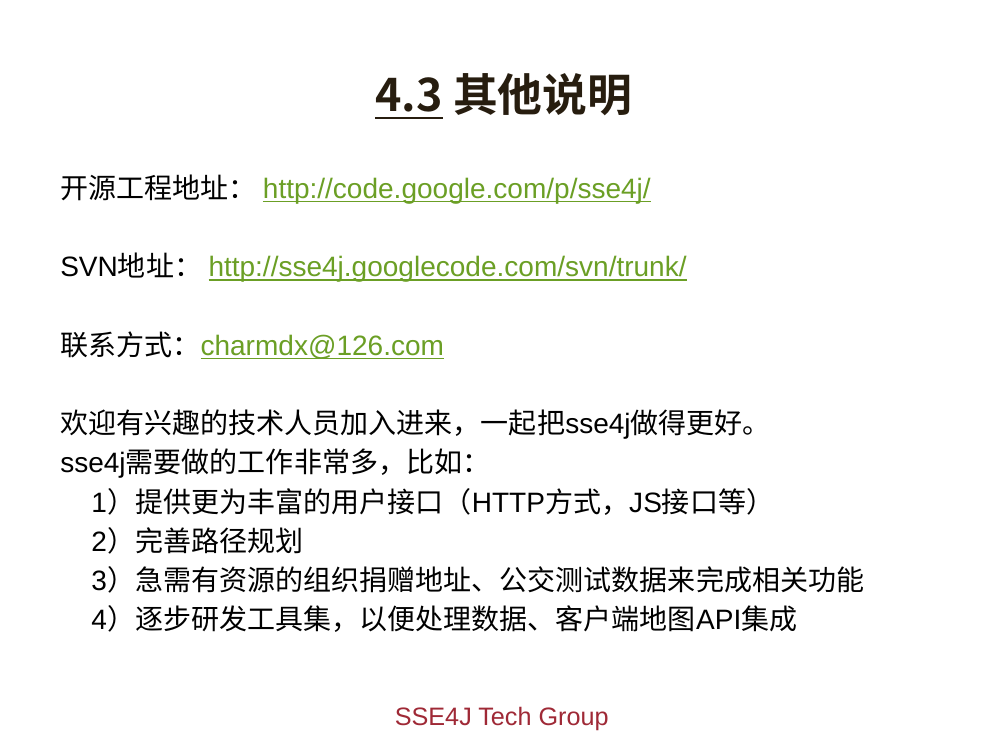
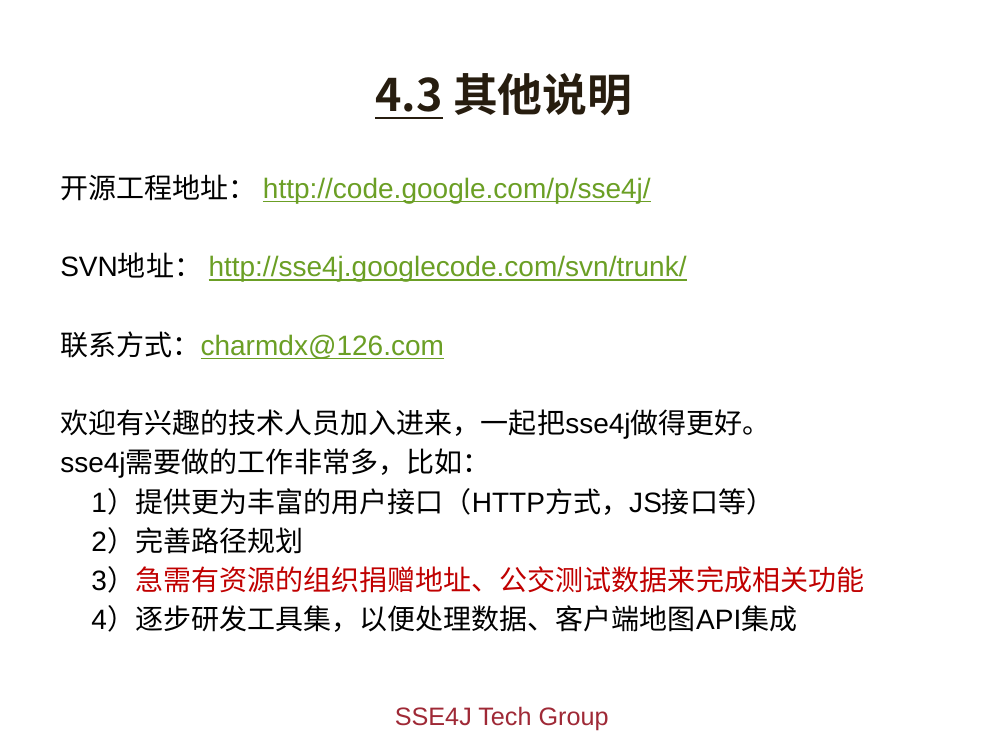
Before and after one commit to giszh86/sse4j, a slide deck: slide 23 of doc/sse4j.pptx. Drawn at 1008x756 pixels with LibreOffice and Linux fonts; fonts in the diff are those of the drawing; background and template pictures are left out. Boxes give left, top, right and bottom in pixels: in the first picture for what was removed or moved away, otherwise in the second. Text is boxed around its words. In the diff, an @@ line names an element or a change of style, - is before the commit and + after.

Commit message:
1.0

```diff
--- a/doc/sse4j.pptx
+++ b/doc/sse4j.pptx
@@ text at <box>91,568,864,593</box>: text colour #000000 to #C00000 in "3）急需有资源的组织捐赠地址、公交测试数据来完成相关功能" @@
```
